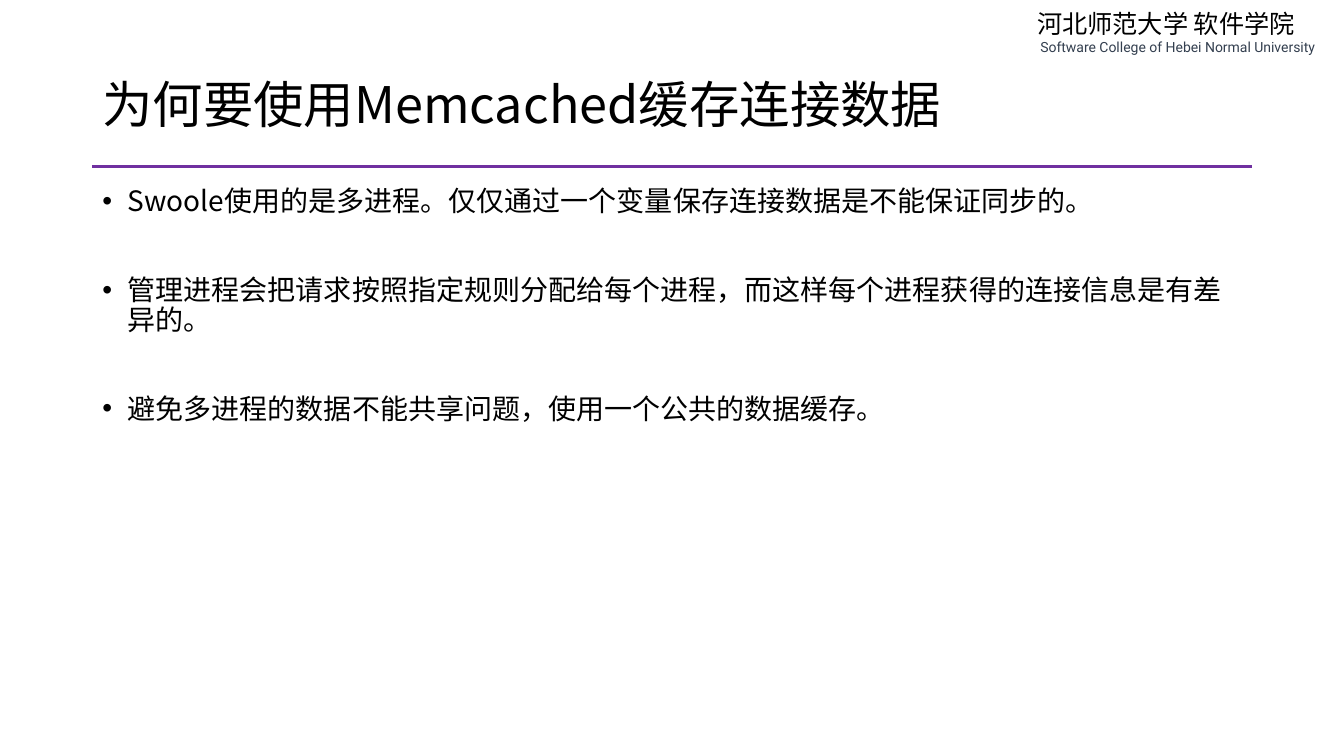
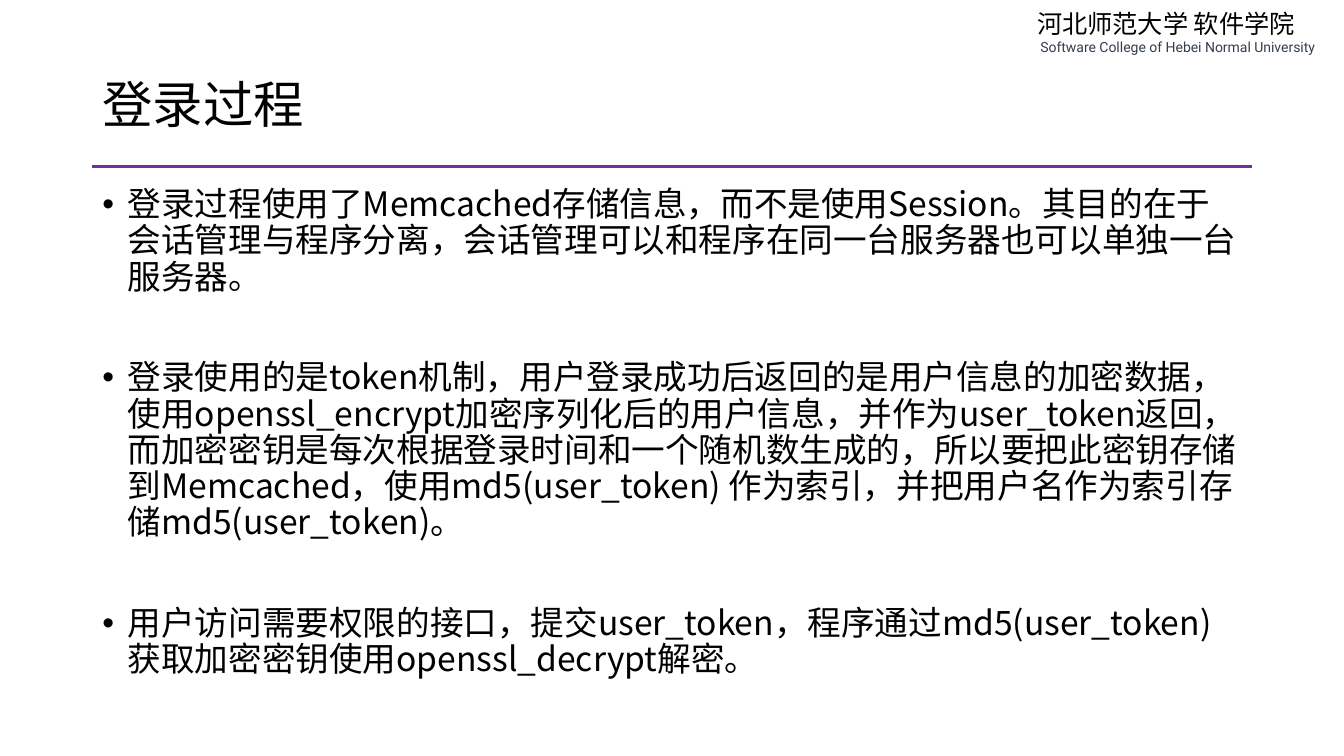
Before and after one commit to edu2act/course-php-serverside-development-on-linux, a slide deck: slide 7 of materials/slides/ch14-wcms-admin-and-user.pptx (slide 4 before the commit). Drawn at 1344x756 pixels with LibreOffice and Linux fonts; fonts in the diff are those of the drawing. Boxes give left, top, right and bottom in pixels: in the first picture for what was removed or moved away, otherwise in the second. Text is boxed around its words. In the diff, an @@ line names an element or a change of style, - is before the commit and + after.

```diff
--- a/materials/slides/ch14-wcms-admin-and-user.pptx
+++ b/materials/slides/ch14-wcms-admin-and-user.pptx
@@ title at (x1=102, y1=80, x2=304, y2=127): text changed; font Noto Sans CJK SC to DejaVu Sans Mono @@
-为何要使用Memcached缓存连接数据
+登录过程
@@ text at (x1=128, y1=187, x2=1237, y2=679): text changed; size 20 to 24 pt @@
-• Swoole使用的是多进程。仅仅通过一个变量保存连接数据是不能保证同步的。
-• 管理进程会把请求按照指定规则分配给每个进程，而这样每个进程获得的连接信息是有差异的。
-• 避免多进程的数据不能共享问题，使用一个公共的数据缓存。
+• 登录过程使用了Memcached存储信息，而不是使用Session。其目的在于会话管理与程序分离，会话管理可以和程序在同一台服务器也可以单独一台服务器。
+• 登录使用的是token机制，用户登录成功后返回的是用户信息的加密数据，使用openssl_encrypt加密序列化后的用户信息，并作为user_token返回，而加密密钥是每次根据登录时间和一个随机数生成的，所以要把此密钥存储到Memcached，使用md5(user_token) 作为索引，并把用户名作为索引存储md5(user_token)。
+• 用户访问需要权限的接口，提交user_token，程序通过md5(user_token)获取加密密钥使用openssl_decrypt解密。
```
Also in this commit, not shown: 4 other slides changed, 2 slides added, 6 slides removed, 8 other files.
